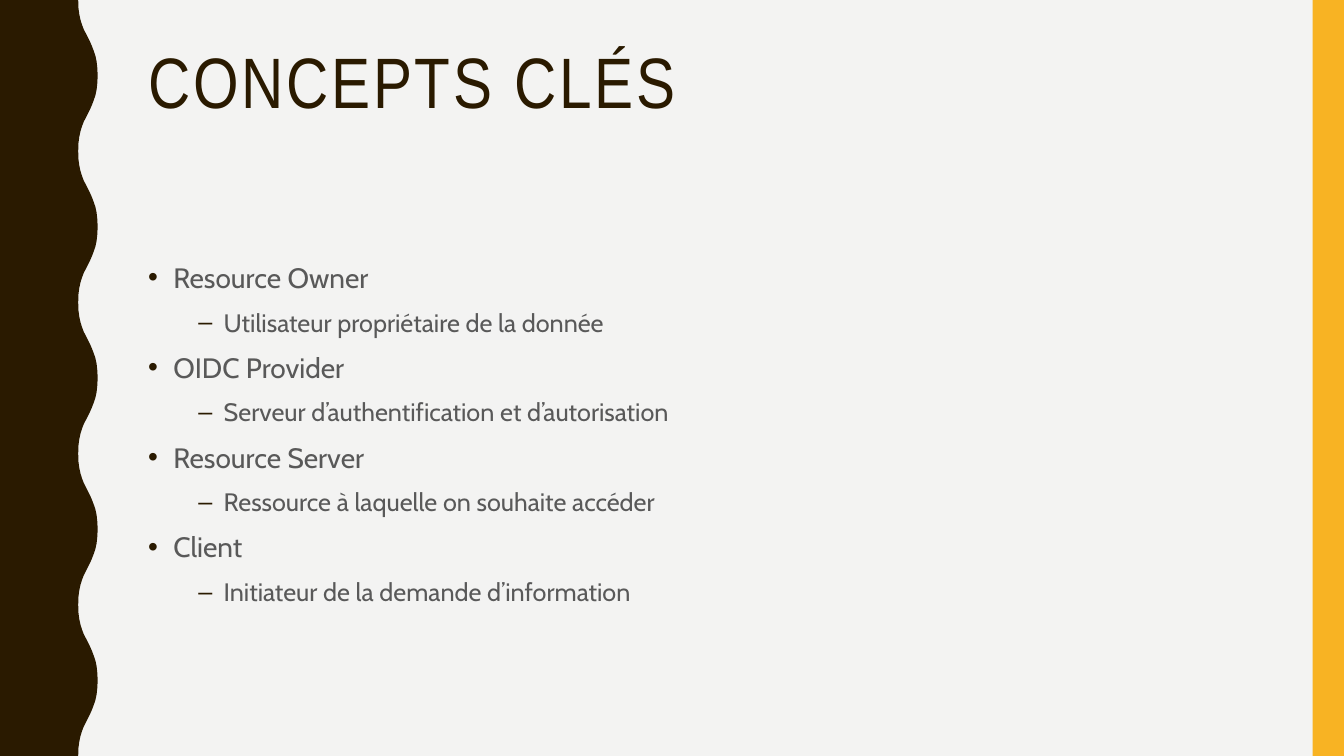
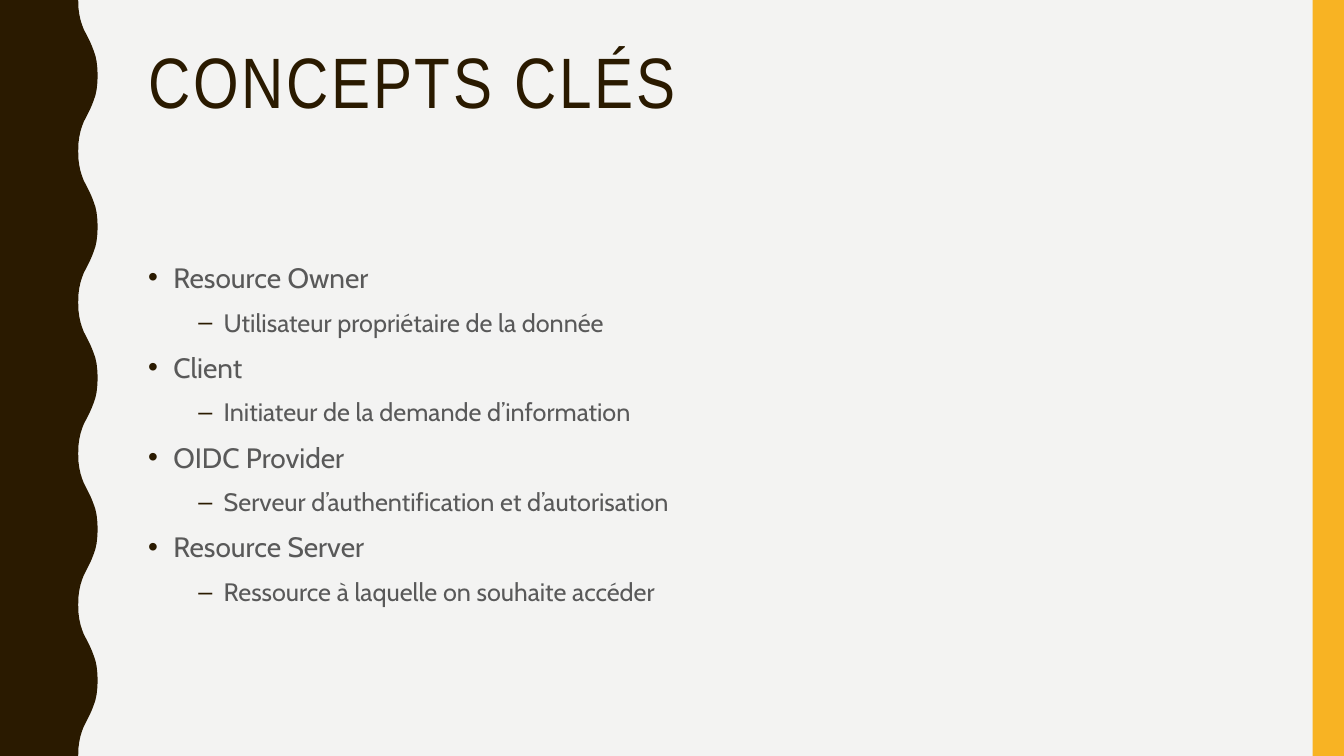
Before and after one commit to jeromefirlej/oidc-samples, a slide deck: slide 4 of Prez OIDC.pptx. Drawn at 1344x756 pixels with LibreOffice and Linux fonts; fonts in the diff are those of the drawing. Boxes give left, top, right and bottom in pixels: in the first picture for what was removed or moved away, otherwise in the second. Text is boxed around its words. In the diff, an @@ line names an element or a change of style, - is before the commit and + after.

```diff
--- a/Prez OIDC.pptx
+++ b/Prez OIDC.pptx
@@ text at box(173, 357, 630, 421): paragraphs added @@
+• Client
+  – Initiateur de la demande d’information
@@ text at box(173, 536, 630, 601): paragraphs removed @@
-• Client
-  – Initiateur de la demande d’information
```
Also in this commit, not shown: 2 other slides changed.
